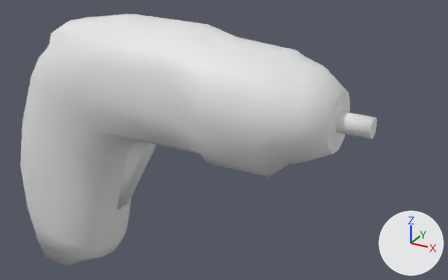
What one commit did to the Blender file vl.vlabs.com.ua/models/bosch-screwdriver/bosch-screwdriver.blend.
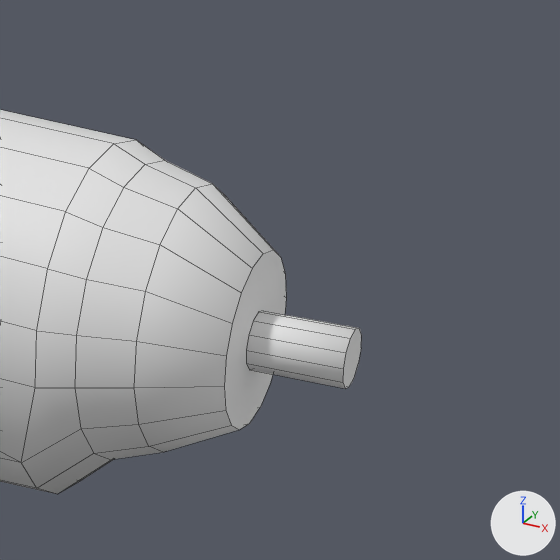
Each version appears first whole from a 50 mm camera at (0.0037, -0.2182, 0.107) aimed at (-0.1455, 0.0531, -0.0286), and next in a close-up on the part from 55% to 100% of the width and 0% to 72% of the height. The lights are fixed; the arrows at lower right show +X, +Y and +Z. The close-ups show mesh edges as thin lines. Materials are left out; every surface is plain grey.

The first close-up shows 'boschScrewdriverBitHolder', 'boschScrewdriverFrame'.
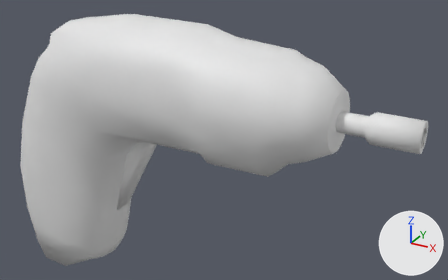
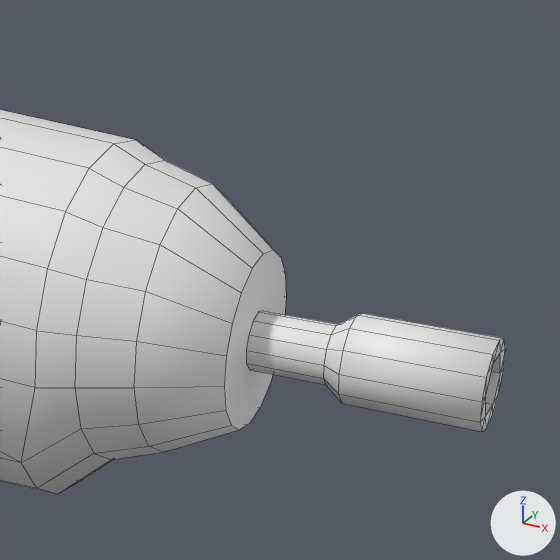
Location of each change, [x1, y1, x2, y2] in pixels of the close-ups (560 x 560 px):
'boschScrewdriverBitHolder', reshaped (124% wider, 56% taller)
    before: [246, 311, 361, 388]
    after: [246, 311, 505, 432]

Diff of the bpy script that builds the scene:
```diff
--- a/vl.vlabs.com.ua/models/bosch-screwdriver/bosch-screwdriver.blend.py
+++ b/vl.vlabs.com.ua/models/bosch-screwdriver/bosch-screwdriver.blend.py
@@ me_circle_002 @@
 # used by ob_boschscrewdriverbitholder; parent = ob_boschscrewdriverframe; location = (-0.0776, 0.0395, 0.0000421); rotation_euler = (0.0, 1.571, 0.0), in degrees (0, 90, 0)
-me_circle_002.from_pydata(...)  # 24 vertices, 13 faces; spans x -0.005..0.005, y -0.005..0.005, z 0.0..0.016
+me_circle_002.from_pydata(...)  # 60 vertices, 61 faces; spans x -0.0075..0.0075, y -0.0075..0.0075, z 0.0..0.0382
+# me_circle_002 part 1
+# 1 face is deleted
+# 12 vertices in x -0.005..0.005, y -0.005..0.005, z 0.016 move by (0.0, 0.0, -0.0031)
+# 18 vertices are added at x -0.0075..0.0075, y -0.0075..0.0075, z 0.016..0.0275
+# 12 new vertices lie (0.0, 0.0, 0.0222) away from vertices in x -0.0075..0.0075, y -0.0075..0.0075, z 0.016
+# 6 new vertices lie (0.0, 0.0, 0.0107) away from vertices in x -0.0044..0.0044, y -0.0051..0.0051, z 0.0275
+# 24 new faces join them, smooth
+# 25 new faces join them
```
